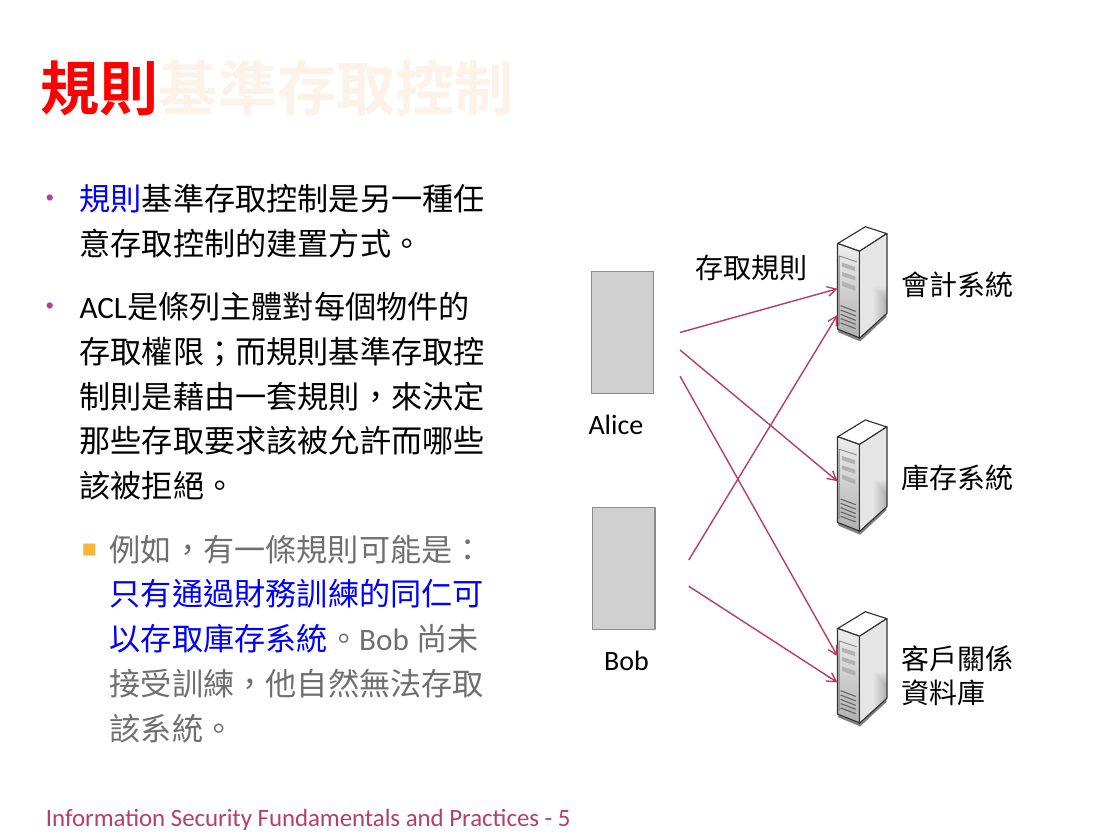
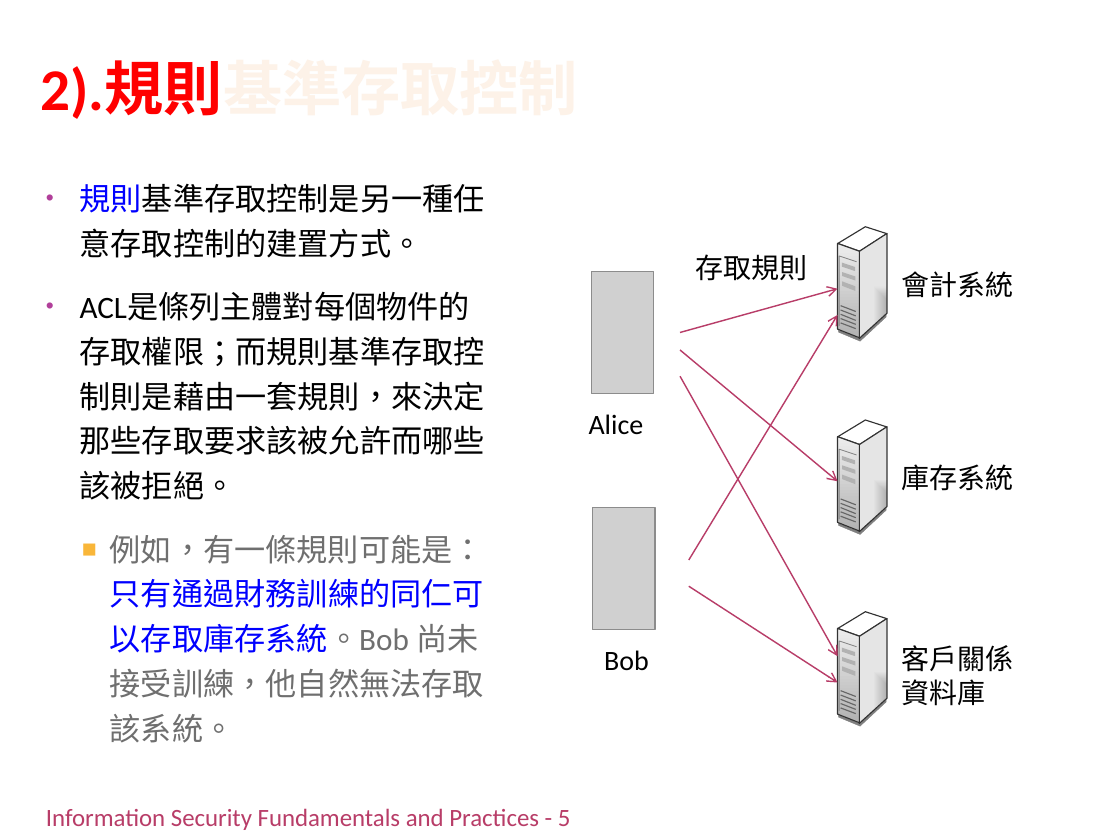
Before and after one commit to chih-chengwu/Information-Security-Markdown, a slide deck: slide 33 of 副本/Ch4_認證授權與存取控制(潘天佑的第5章).pptx. Drawn at 1120x840 pixels with LibreOffice and Linux fonts; fonts in the diff are those of the drawing; grey boxes stand for pictures; background and template pictures are left out. Boxes give left, top, right and bottom in pixels: in the first picture for what was removed or moved away, otherwise in the second. Text is boxed around its words. In the diff, an @@ line names an element or a change of style, - is before the commit and + after.

```diff
--- a/副本/Ch4_認證授權與存取控制(潘天佑的第5章).pptx
+++ b/副本/Ch4_認證授權與存取控制(潘天佑的第5章).pptx
@@ title at [41,61,578,119]: text changed @@
-規則基準存取控制
+2).規則基準存取控制
```
Also in this commit, not shown: 16 other slides changed.
